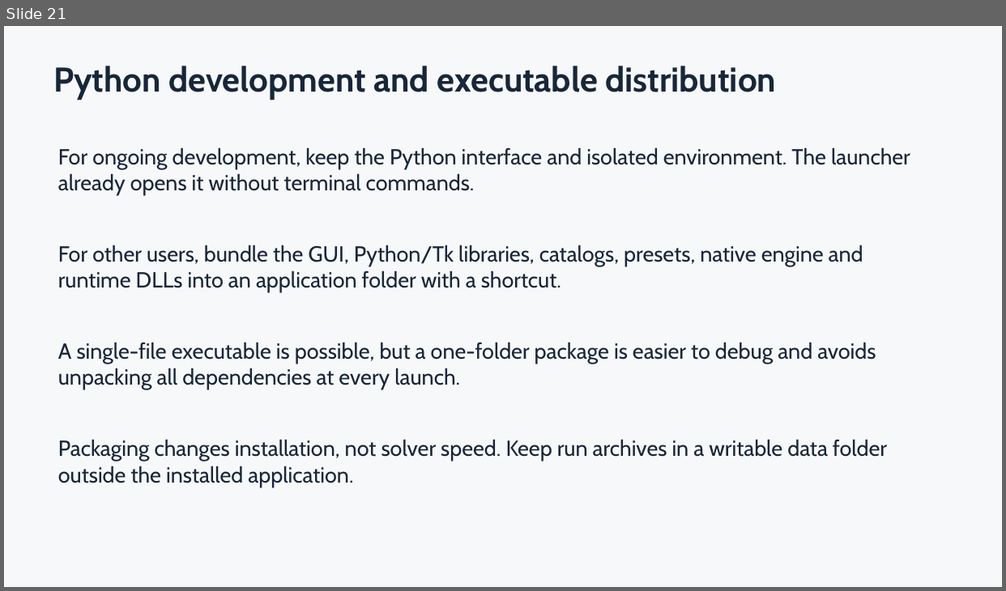
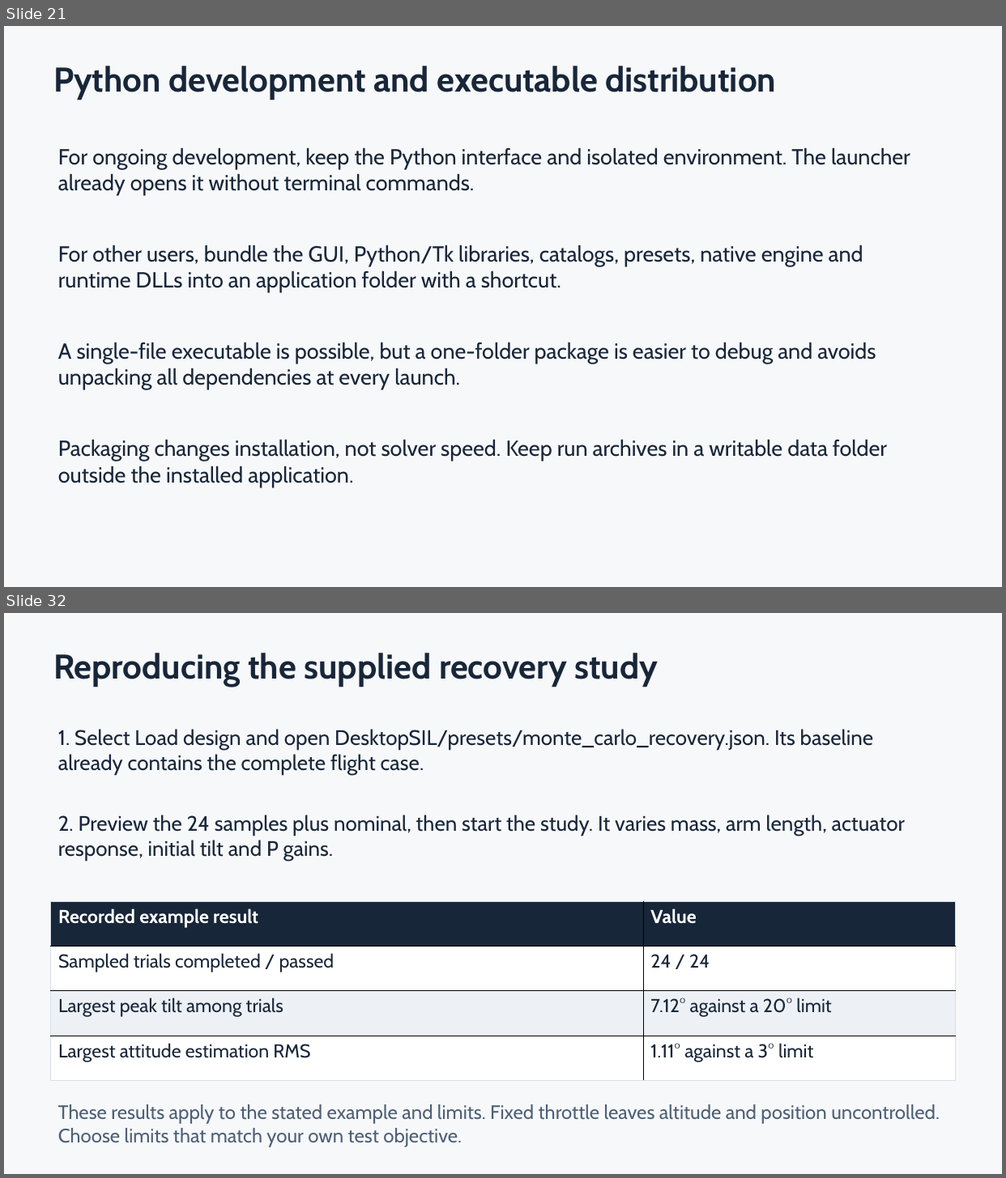
Before and after one commit to MorganSlap/UCI_FWMAV_Flight_Control_Simulation_and_Development, a slide deck: DesktopSIL/docs/Desktop_SIL_Walkthrough.pptx. Shown one above the other, each under a label of ours: slide 21 before the commit, slides 21 and 32 after it; the slides between them are not shown. The pictures are 1006x591 and 1006x1178 pixels, drawn with LibreOffice and Linux fonts; fonts in the diff are those of the drawing. Boxes give left, top, right and bottom in pixels: in the first picture for what was removed or moved away, otherwise in the second. Text is boxed around its words. In the diff, an @@ line names an element or a change of style, - is before the commit and + after.

Commit message:
updated user guide and saved monte carlo study config

```diff
--- a/DesktopSIL/docs/Desktop_SIL_Walkthrough.pptx
+++ b/DesktopSIL/docs/Desktop_SIL_Walkthrough.pptx
@@ slide 32 added at [4,613,1002,1174], background #F7F8FA @@
@@ text added at [53,653,658,687], 33 pt, text #182639, bold @@
+Reproducing the supplied recovery study
@@ text added at [58,729,873,775], 20.2 pt, text #182639 @@
+1. Select Load design and open DesktopSIL/presets/monte_carlo_recovery.json. Its baseline already contains the complete flight case.
@@ text added at [58,815,905,861], 20.2 pt, text #182639 @@
+2. Preview the 24 samples plus nominal, then start the study. It varies mass, arm length, actuator response, initial tilt and P gains.
@@ table added at [50,901,956,1081], 4 rows, 2 columns @@
+Recorded example result | Value
+Sampled trials completed / passed | 24 / 24
+Largest peak tilt among trials | 7.12° against a 20° limit
+Largest attitude estimation RMS | 1.11° against a 3° limit
@@ text added at [58,1105,940,1148], 18.8 pt, text #4E6076 @@
+These results apply to the stated example and limits. Fixed throttle leaves altitude and position uncontrolled. Choose limits that match your own test objective.
```
Also in this commit, not shown: 4 slides changed, 10 other slides added, 1 other file.
